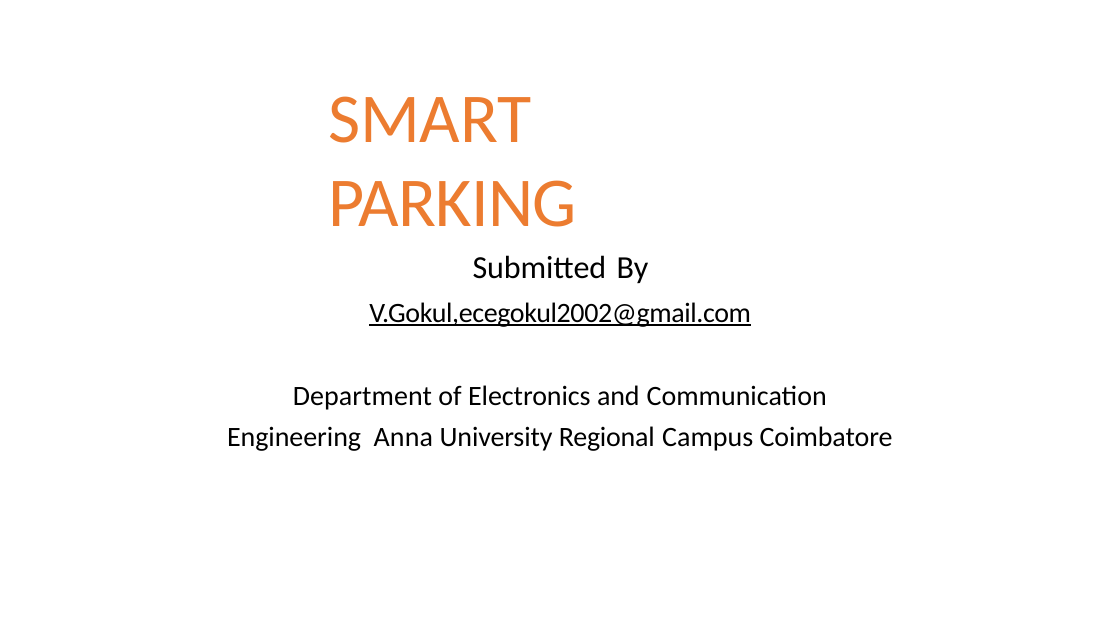
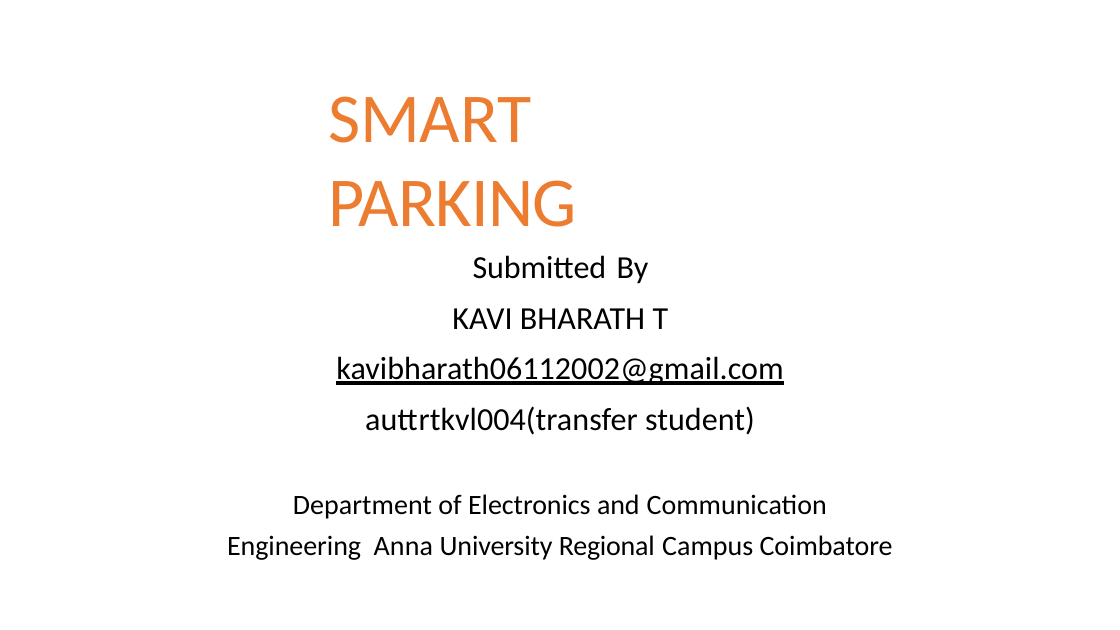
Before and after one commit to kavi06112002/IOT_phase1, a slide deck: slide 1 of IOT PHASE_3 PRESENTATION.pptx. Drawn at 1120x630 pixels with LibreOffice and Linux fonts; fonts in the diff are those of the drawing. Boxes give left, top, right and bottom in pixels: in the first picture for what was removed or moved away, otherwise in the second. Text is boxed around its words. In the diff, an @@ line names an element or a change of style, - is before the commit and + after.

Commit message:
IBM_IOT_PHASE_3

```diff
--- a/IOT PHASE_3 PRESENTATION.pptx
+++ b/IOT PHASE_3 PRESENTATION.pptx
@@ text at box(336, 308, 783, 435): text changed; size 24 to 27.5 pt @@
-V.Gokul,ecegokul2002@gmail.com
+KAVI BHARATH T
+kavibharath06112002@gmail.com
+auttrtkvl004(transfer student)
```
